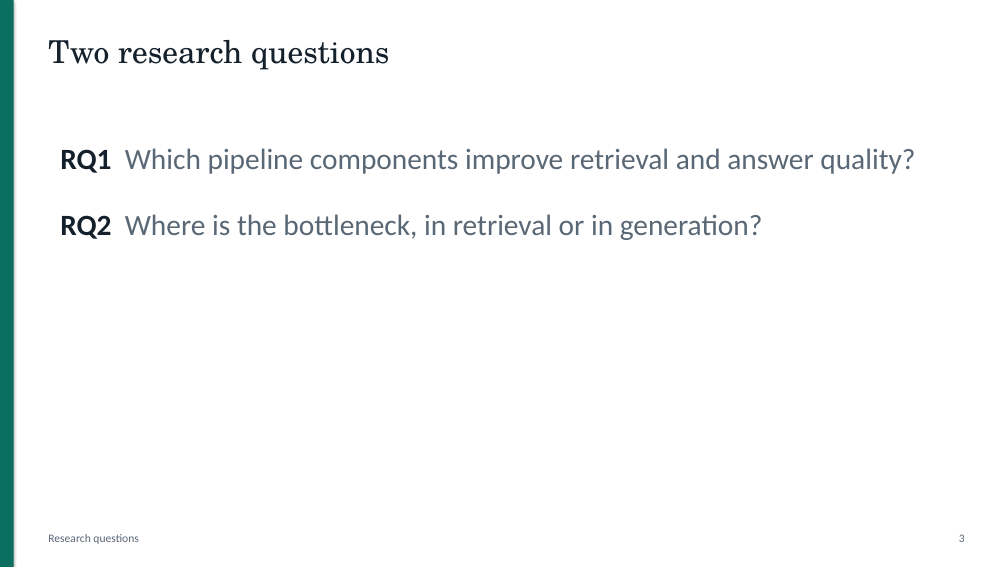
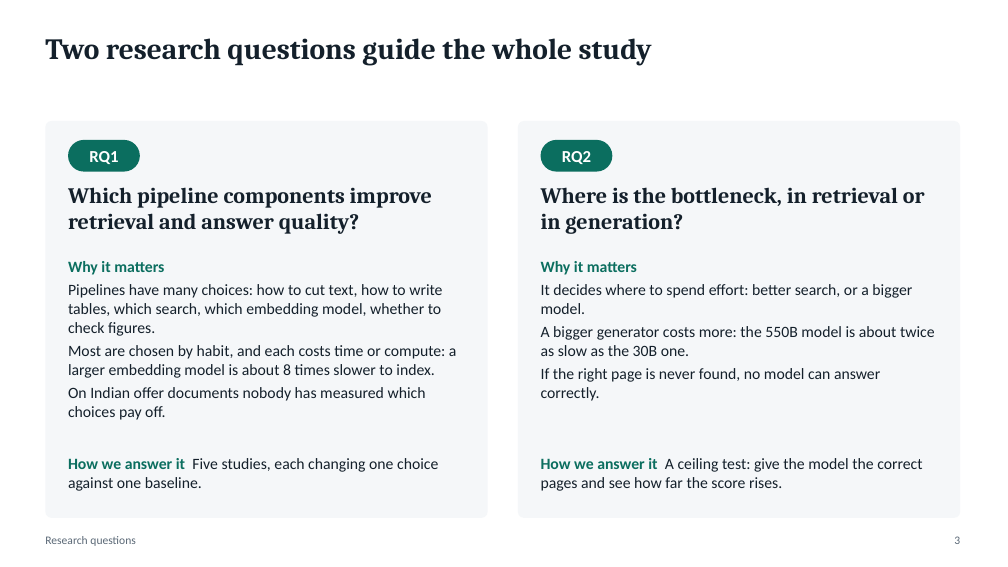
Before and after one commit to DarkkReaper007/RAG-for-financial-analysis, a slide deck: slide 3 of paper/slides.pptx. Drawn at 1008x567 pixels with LibreOffice and Linux fonts; fonts in the diff are those of the drawing. Boxes give left, top, right and bottom in pixels: in the first picture for what was removed or moved away, otherwise in the second. Text is boxed around its words. In the diff, an @@ line names an element or a change of style, - is before the commit and + after.

```diff
--- a/paper/slides.pptx
+++ b/paper/slides.pptx
@@ rectangle removed at [0,0,14,567] @@
@@ text at [45,38,652,66]: text changed; size 30 to 28 pt; font TeX Gyre Schola to Cambria; bold on @@
-Two research questions
+Two research questions guide the whole study
@@ rounded rectangle added at [45,121,488,518], fill #F5F7F9 @@
@@ rounded rectangle added at [68,140,140,172], fill #0B6E5F, 16 pt, text #FFFFFF, bold @@
+RQ1
@@ rounded rectangle added at [518,121,960,518], fill #F5F7F9 @@
@@ rounded rectangle added at [541,140,613,172], fill #0B6E5F, 16 pt, text #FFFFFF, bold @@
+RQ2
@@ text added at [68,187,432,234], 21 pt, text #14202B, bold @@
+Which pipeline components improve retrieval and answer quality?
@@ text at [541,187,925,234]: text changed; size 28 to 21 pt; font Calibri to Cambria; text colour #5A6876 to #14202B; bold on @@
-RQ1 Which pipeline components improve retrieval and answer quality?
-RQ2 Where is the bottleneck, in retrieval or in generation?
+Where is the bottleneck, in retrieval or in generation?
@@ text added at [68,261,457,420], 15 pt, text #14202B @@
+Why it matters
+Pipelines have many choices: how to cut text, how to write tables, which search, which embedding model, whether to check figures.
+Most are chosen by habit, and each costs time or compute: a larger embedding model is about 8 times slower to index.
+On Indian offer documents nobody has measured which choices pay off.
@@ text added at [541,261,935,401], 15 pt, text #14202B @@
+Why it matters
+It decides where to spend effort: better search, or a bigger model.
+A bigger generator costs more: the 550B model is about twice as slow as the 30B one.
+If the right page is never found, no model can answer correctly.
@@ text added at [68,458,438,491], 15 pt, text #14202B @@
+How we answer it Five studies, each changing one choice against one baseline.
@@ text added at [541,458,922,491], 15 pt, text #14202B @@
+How we answer it A ceiling test: give the model the correct pages and see how far the score rises.
@@ text "3": place and size @@
-text "3" at [959,534,965,542]
+text "3" at [954,536,960,544]
```
Also in this commit, not shown: 9 other slides changed, 7 slides added, 7 slides removed, 5 other files.
